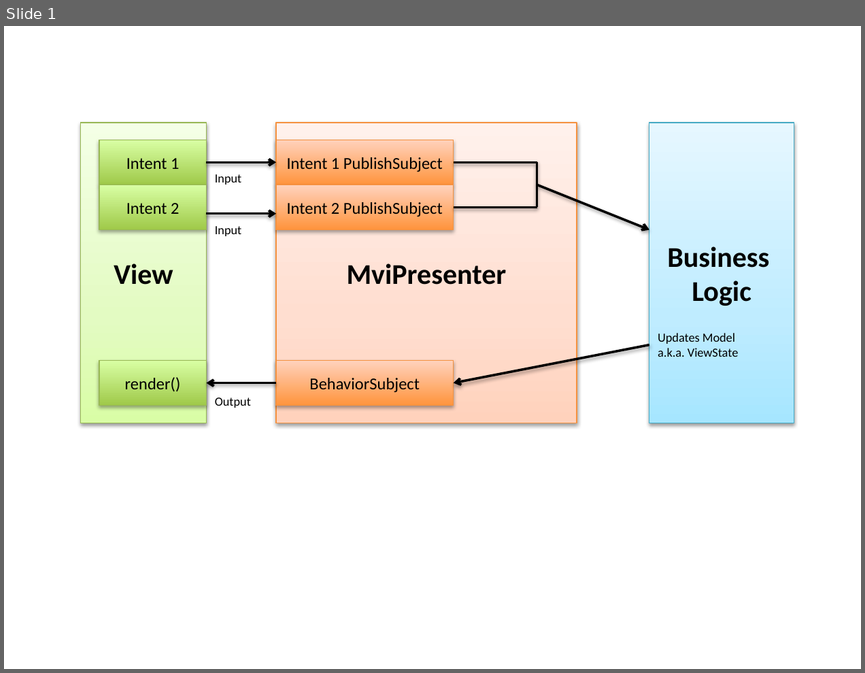
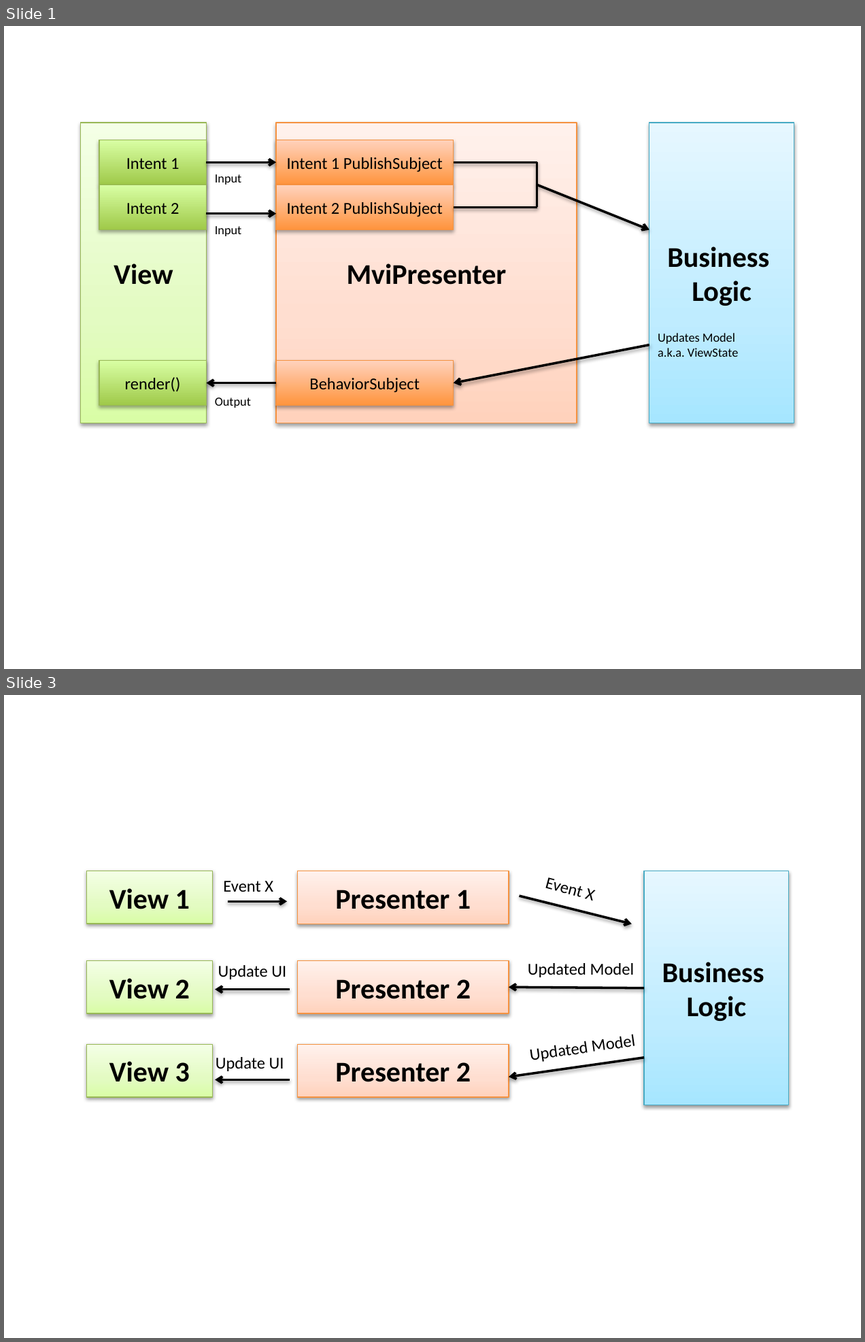
Before and after one commit to sockeqwe/website-old, a slide deck: images/mvi-mosby3/MviPresenterFlow.pptx. Shown one above the other, each under a label of ours: slide 1 before the commit, slides 1 and 3 after it; the slides between them are not shown. The pictures are 865x673 and 865x1342 pixels, drawn with LibreOffice and Linux fonts; fonts in the diff are those of the drawing. Boxes give left, top, right and bottom in pixels: in the first picture for what was removed or moved away, otherwise in the second. Text is boxed around its words. In the diff, an @@ line names an element or a change of style, - is before the commit and + after.

```diff
--- a/images/mvi-mosby3/MviPresenterFlow.pptx
+++ b/images/mvi-mosby3/MviPresenterFlow.pptx
@@ slide 3 added at box(4, 695, 861, 1338), background #FFFFFF @@
@@ rectangle added at box(86, 870, 212, 923), fill gradient #DAFDA7 to #E4FCC2 to #F5FFE7, outline #98B955 0.75 pt, 24 pt, text #000000, bold @@
+View 1
@@ rectangle added at box(298, 870, 509, 923), fill gradient #FFD2BD to #FFDED0 to #FFF2ED, outline #F69240 0.75 pt, 24 pt, text #000000, bold @@
+Presenter 1
@@ rectangle added at box(644, 870, 789, 1104), fill gradient #A7E6FF to #C1EDFF to #E7F8FF, outline #46AAC5 0.75 pt, 24 pt, text #000000, bold @@
+Business
+Logic
@@ text added at box(223, 881, 273, 892), 14 pt, text #000000 @@
+Event X
@@ arrow added from (519, 896) to (631, 923), #000000 2 pt @@
@@ text added at box(585, 888, 593, 900), 14 pt, text #000000 @@
+Event X
@@ arrow added from (228, 902) to (287, 902), #000000 2 pt @@
@@ rectangle added at box(86, 961, 212, 1014), fill gradient #DAFDA7 to #E4FCC2 to #F5FFE7, outline #98B955 0.75 pt, 24 pt, text #000000, bold @@
+View 2
@@ text added at box(218, 965, 286, 979), 14 pt, text #000000 @@
+Update UI
@@ rectangle added at box(298, 961, 509, 1014), fill gradient #FFD2BD to #FFDED0 to #FFF2ED, outline #F69240 0.75 pt, 24 pt, text #000000, bold @@
+Presenter 2
@@ text added at box(528, 963, 634, 977), 14 pt, text #000000 @@
+Updated Model
@@ arrow added from (290, 989) to (215, 989), #000000 2 pt @@
@@ arrow added from (644, 988) to (509, 987), #000000 2 pt @@
@@ text added at box(530, 1034, 636, 1064), 14 pt, text #000000 @@
+Updated Model
@@ rectangle added at box(86, 1044, 212, 1097), fill gradient #DAFDA7 to #E4FCC2 to #F5FFE7, outline #98B955 0.75 pt, 24 pt, text #000000, bold @@
+View 3
@@ text added at box(215, 1057, 284, 1071), 14 pt, text #000000 @@
+Update UI
@@ rectangle added at box(298, 1044, 509, 1097), fill gradient #FFD2BD to #FFDED0 to #FFF2ED, outline #F69240 0.75 pt, 24 pt, text #000000, bold @@
+Presenter 2
@@ arrow added from (644, 1057) to (509, 1076), #000000 2 pt @@
@@ arrow added from (290, 1080) to (215, 1080), #000000 2 pt @@
```
Also in this commit, not shown: 1 other slide added, 7 other files.
